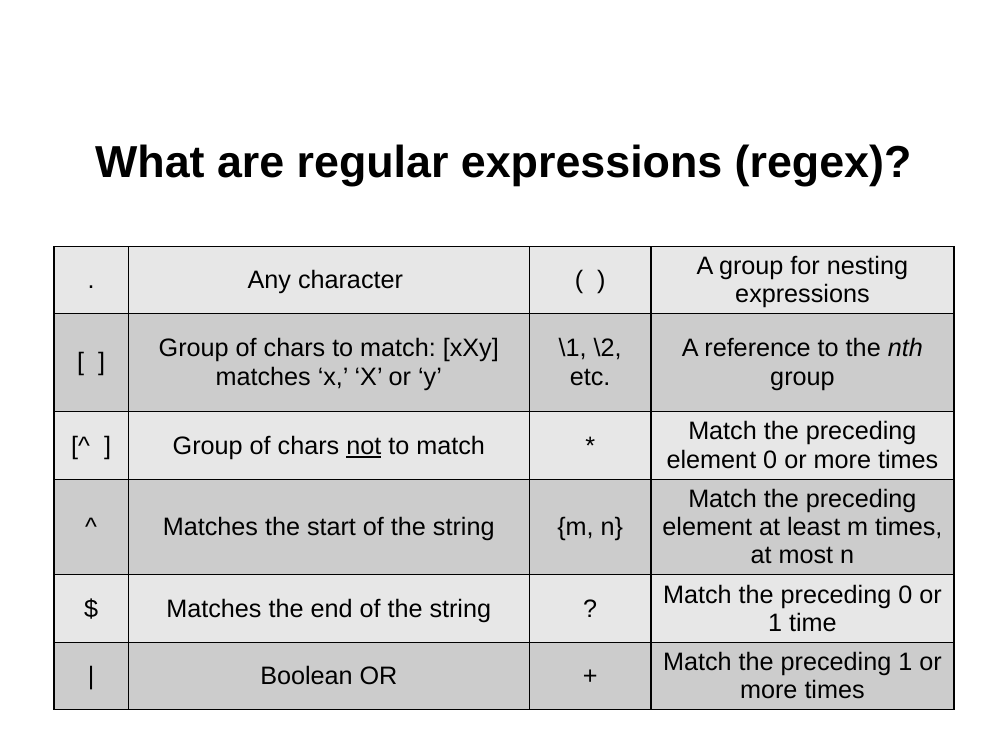
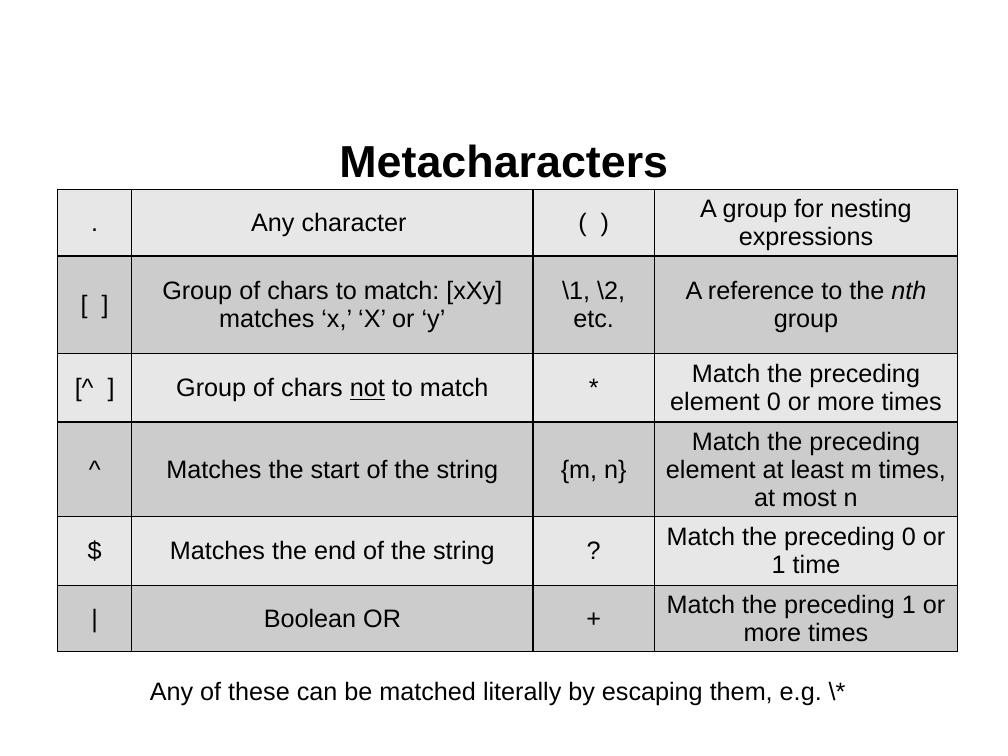
Before and after one commit to jgerity/talks, a slide deck: slide 9 of 2017/computing_workgroup/regex/regular_expressions.pptx. Drawn at 1008x756 pixels with LibreOffice and Linux fonts; fonts in the diff are those of the drawing; background and template pictures are left out. Boxes give left, top, right and bottom in pixels: in the first picture for what was removed or moved away, otherwise in the second. Text is boxed around its words. In the diff, an @@ line names an element or a change of style, - is before the commit and + after.

```diff
--- a/2017/computing_workgroup/regex/regular_expressions.pptx
+++ b/2017/computing_workgroup/regex/regular_expressions.pptx
@@ title at (339, 144, 668, 178): text changed @@
-What are regular expressions (regex)?
+Metacharacters
@@ table: place and size @@
-table at (54, 247, 956, 728)
+table at (57, 190, 959, 670)
@@ text added at (150, 681, 822, 706), 18 pt, text #000000 @@
+Any of these can be matched literally by escaping them, e.g. \*
```
Also in this commit, not shown: 6 other slides changed, 2 slides added.
